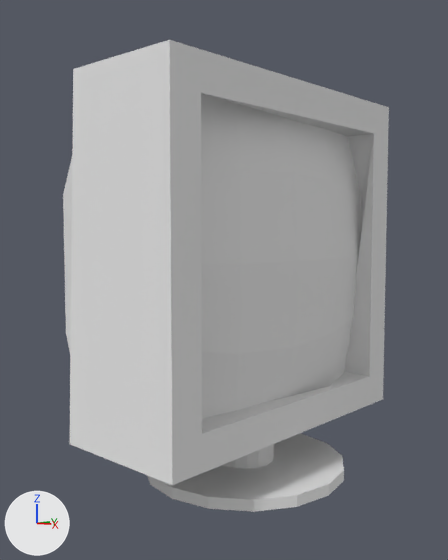
Renders of the Blender file HackerMan/Assets/Object Files/crt_monitor.blend from each side of a commit.
One viewpoint serves both versions: a camera (50 mm lens) standing at (4.32, -2.9, 4.98) and looking at (1.62, 0.06, 4.67). Every picture has the same lights, and +X, +Y and +Z are marked at lower left.
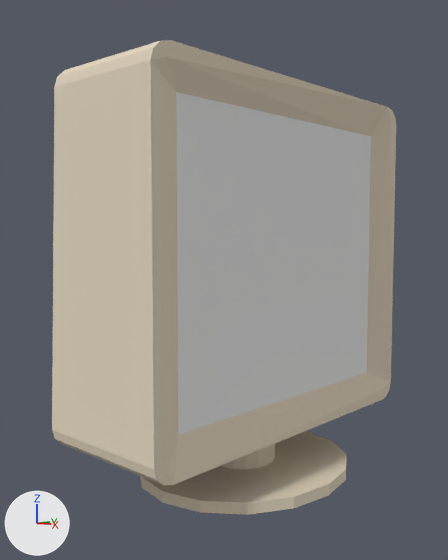
Commit message: Crt Monitor

Boxes [x1, y1, x2, y2] around the edits, measured in the pictures (448 x 560 px; the box of a moved part takes in the faces that stretch with it):
'Cube', reshaped, moved, turned, rescaled
    before: [63, 40, 389, 512]
    after: [52, 40, 396, 515]
part 1 of me_cube, moved or reshaped
    before: [223, 444, 274, 469]
    after: [221, 444, 275, 469]
part 2 of me_cube, moved or reshaped
    before: [147, 433, 344, 512]
    after: [140, 431, 346, 515]
part 3 of me_cube, added
    after: [52, 40, 396, 486]
part 4 of me_cube, cut back
    before: [63, 40, 389, 485]
    after: [176, 92, 371, 435]

The change, as a diff of the scene's bpy script:
```diff
--- a/HackerMan/Assets/Object Files/crt_monitor.blend.py
+++ b/HackerMan/Assets/Object Files/crt_monitor.blend.py
@@ mat_body @@
+mat_body = diffuse_material('Body')
+mat_body.base_color = (0.754, 0.662, 0.52)  # light grey #e1d5bf
@@ me_cube @@
 # used by ob_cube; location = (1.903, 0.0, 4.819); scale = (0.364, 1.0, 1.0)
-me_cube.from_pydata(...)  # 145 vertices, 109 faces; spans x -3.51..1.56, y -1.0..1.0, z -1.31..1.0
+me_cube.from_pydata(...)  # 160 vertices, 131 faces; spans x -0.67..0.67, y -0.79..0.62, z -1.05..0.18
+# me_cube part 1: the loose piece of 48 vertices spanning x -1.06..0.78, y -0.33..0.33, z -1.26..-1.0 is multiplied about its middle by the matrix ((0.0, 0.668, 0.0), (0.0, 0.0, 0.609), (0.243, 0.0, 0.0)), then moved by (0.14, -0.68, 0.9), in mat_body (light grey #e1d4bf)
+# me_cube part 2: the loose piece of 48 vertices spanning x -1.85..1.56, y -0.62..0.62, z -1.31..-1.25 is multiplied about its middle by the matrix ((0.0, 0.668, 0.0), (0.0, 0.0, 0.609), (0.243, 0.0, 0.0)), then moved by (0.14, -0.77, 1.05), in mat_body (light grey #e1d4bf)
+# me_cube part 3: a new loose piece of 60 vertices spanning x -0.67..0.67, y -0.6..0.62, z -1.05..0.05, in mat_body (light grey #e1d4bf)
+# me_cube part 4
+# 49 vertices are removed from x -3.51..1.0, y -1.0..1.0, z -1.0..1.0
+# 41 faces are deleted
+# 4 vertices are added at (-0.54, -0.5, 0.0), (0.54, -0.5, 0.0), (-0.54, 0.5, 0.0), (0.54, 0.5, 0.0)
+# 1 new face joins them, mat_material (white #e7e7e7)
 me_cube.materials.append(mat_material)
+me_cube.materials.append(mat_body)  # light grey #e1d5bf
@@ ob_cube @@
 ob_cube = bpy.data.objects.new('Cube', me_cube)
-ob_cube.location = (1.903, 0.0, 4.819)
-ob_cube.scale = (0.364, 1.0, 1.0)
+ob_cube.location = (2.195, -0.001, 4.804)
+ob_cube.rotation_euler = (1.571, 0.0, 1.571)  # degrees (90, 0, 90)
+ob_cube.scale = (1.66, 1.64, 1.5)
```
